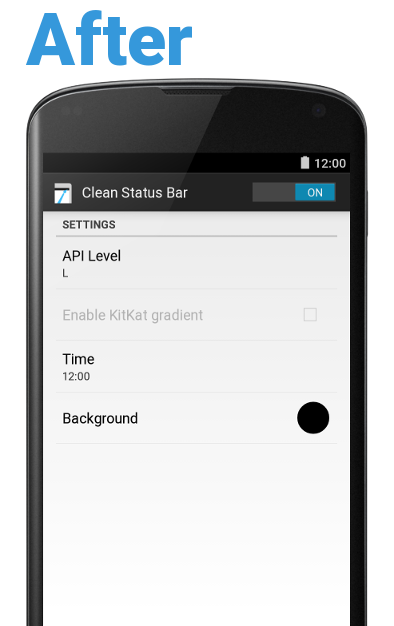
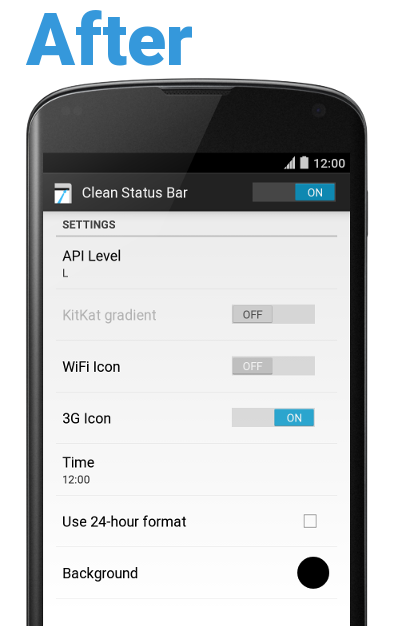
Before/after of a 394px x 626px layered artwork. What changed in the layer stack:
renamed "after.png" to "Layer #1", painted on it over 56, 155, 346, 599
